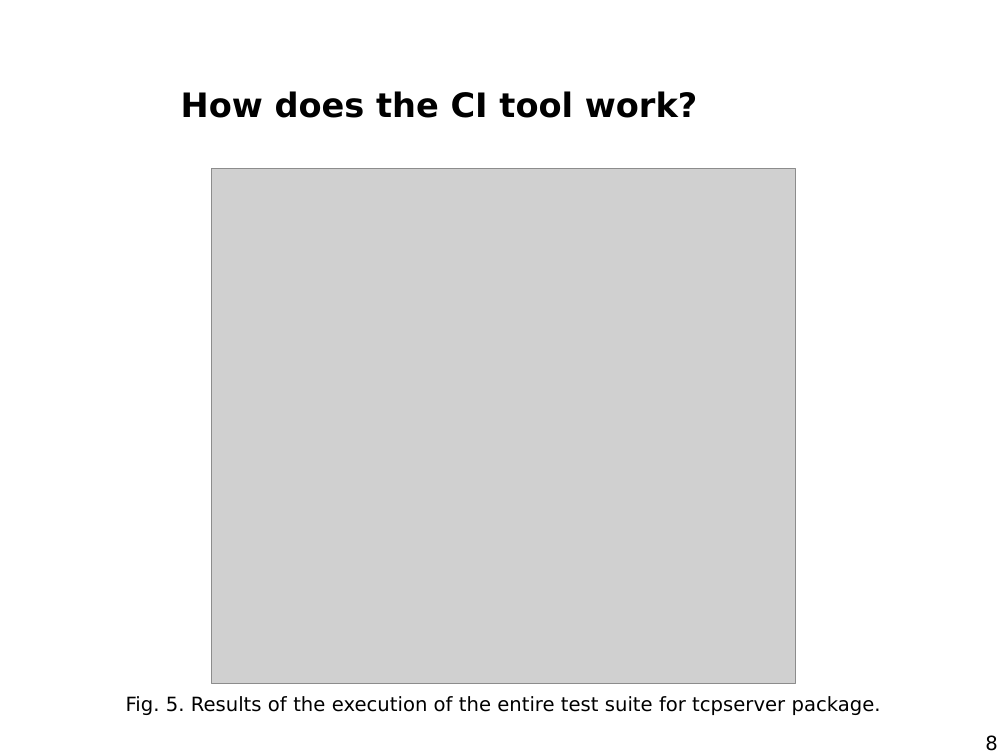
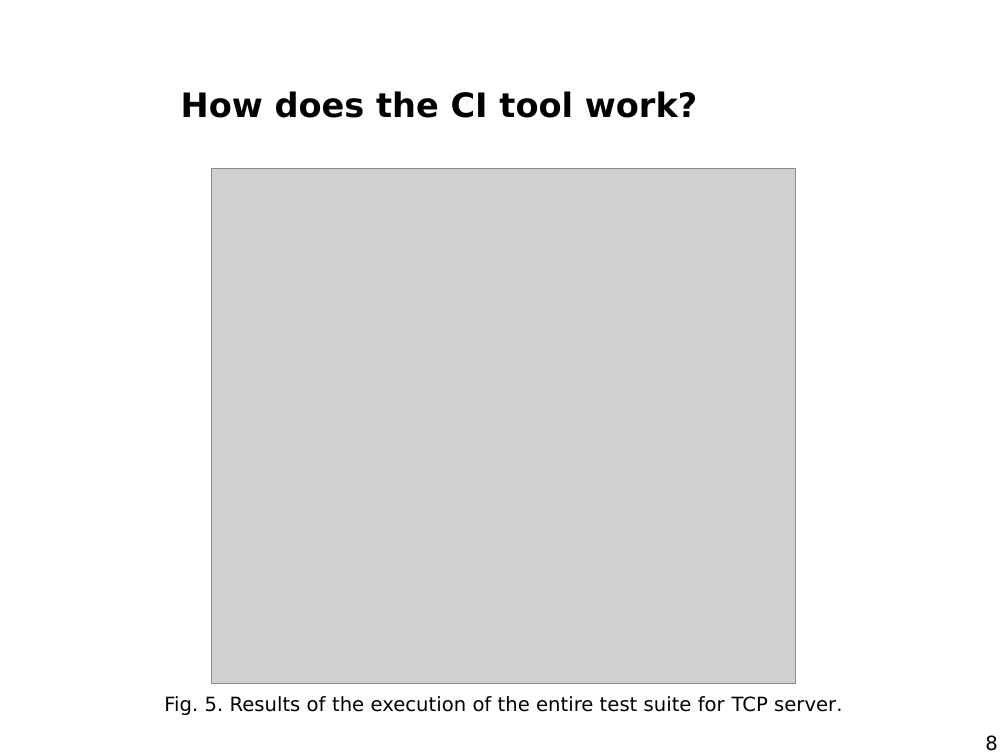
Before and after one commit to AndSze/CI_tool_for_an_optimal_test_suite_selection, a slide deck: slide 8 of Andrzej_Szewczyk_Prezentacja_Seminarium_Dyplomowe.pptx. Drawn at 1008x756 pixels with LibreOffice and Linux fonts; fonts in the diff are those of the drawing; grey boxes stand for pictures; background and template pictures are left out. Boxes give left, top, right and bottom in pixels: in the first picture for what was removed or moved away, otherwise in the second. Text is boxed around its words. In the diff, an @@ line names an element or a change of style, - is before the commit and + after.

Commit message:
Final version of the presentation about the CI tool

```diff
--- a/Andrzej_Szewczyk_Prezentacja_Seminarium_Dyplomowe.pptx
+++ b/Andrzej_Szewczyk_Prezentacja_Seminarium_Dyplomowe.pptx
@@ text at (x1=164, y1=696, x2=842, y2=715): text changed @@
-Fig. 5. Results of the execution of the entire test suite for tcpserver package.
+Fig. 5. Results of the execution of the entire test suite for TCP server.
```
Also in this commit, not shown: 3 other slides changed, 5 slides added, 1 slide removed.
